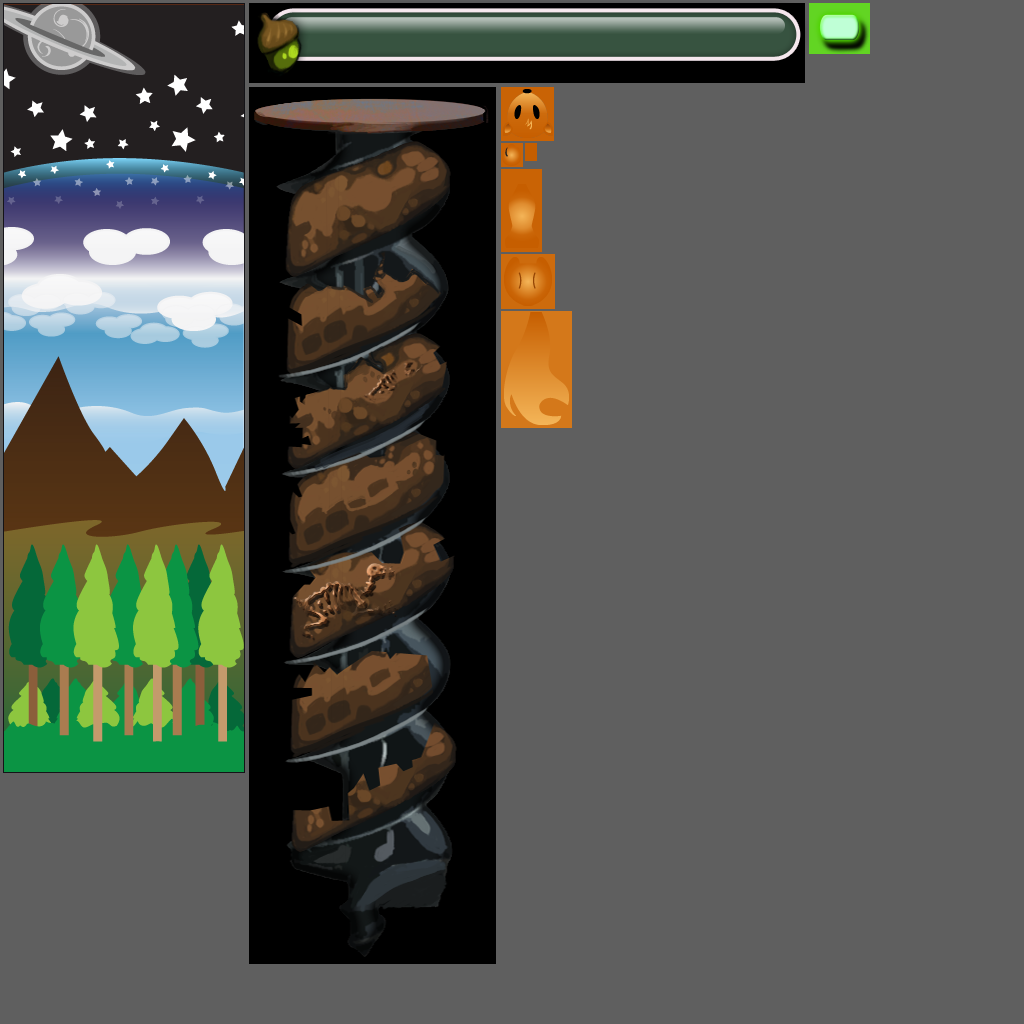
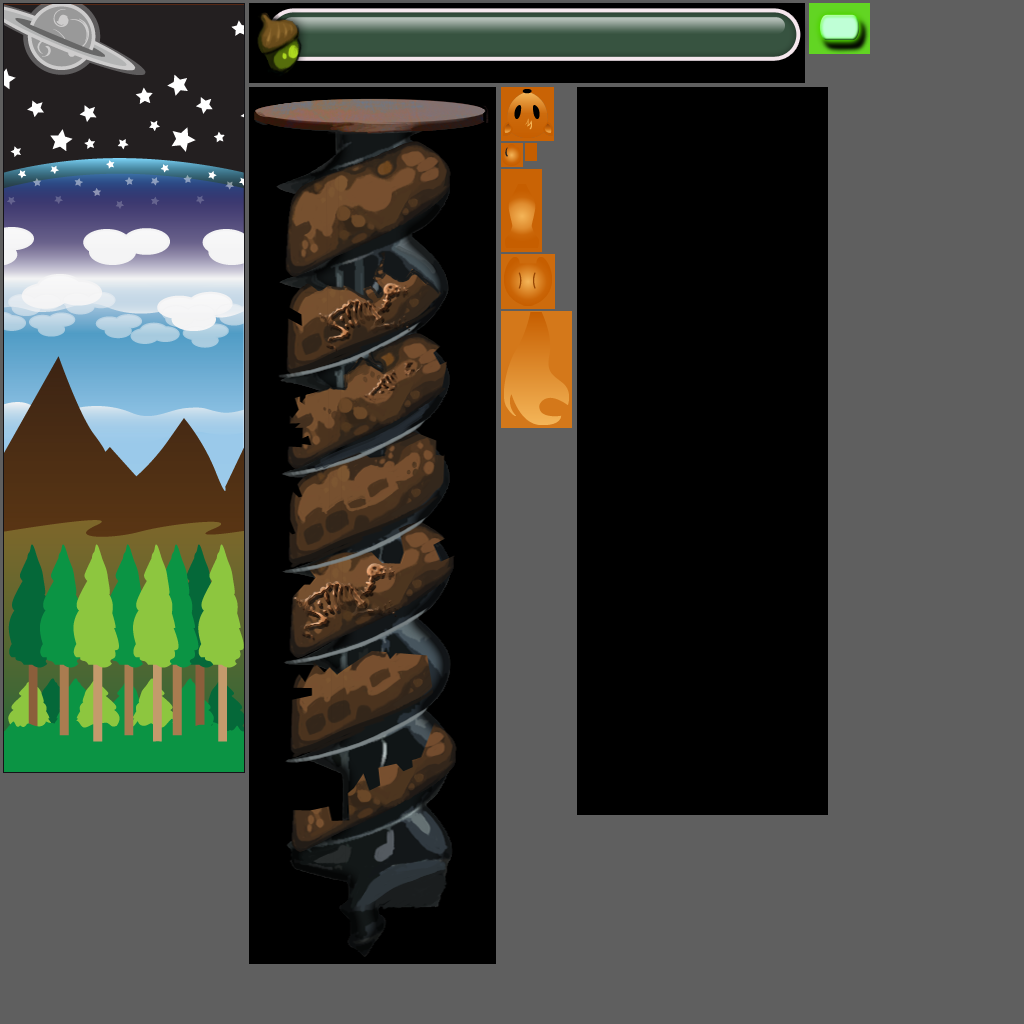
Two versions of the same layered image (1024px x 1024px). Layer-by-layer changes:
added layer "Bones copy 2" in group "ShitScrew" over [318, 283, 412, 353]
added group "Vines" with 1 layers in group "MAIN" over [579, 95, 822, 810]
added layer "vines" in group "Vines" over [579, 95, 822, 810]
added layer "UVsuze_Vines" in group "UVsizes" over [577, 87, 828, 815]
